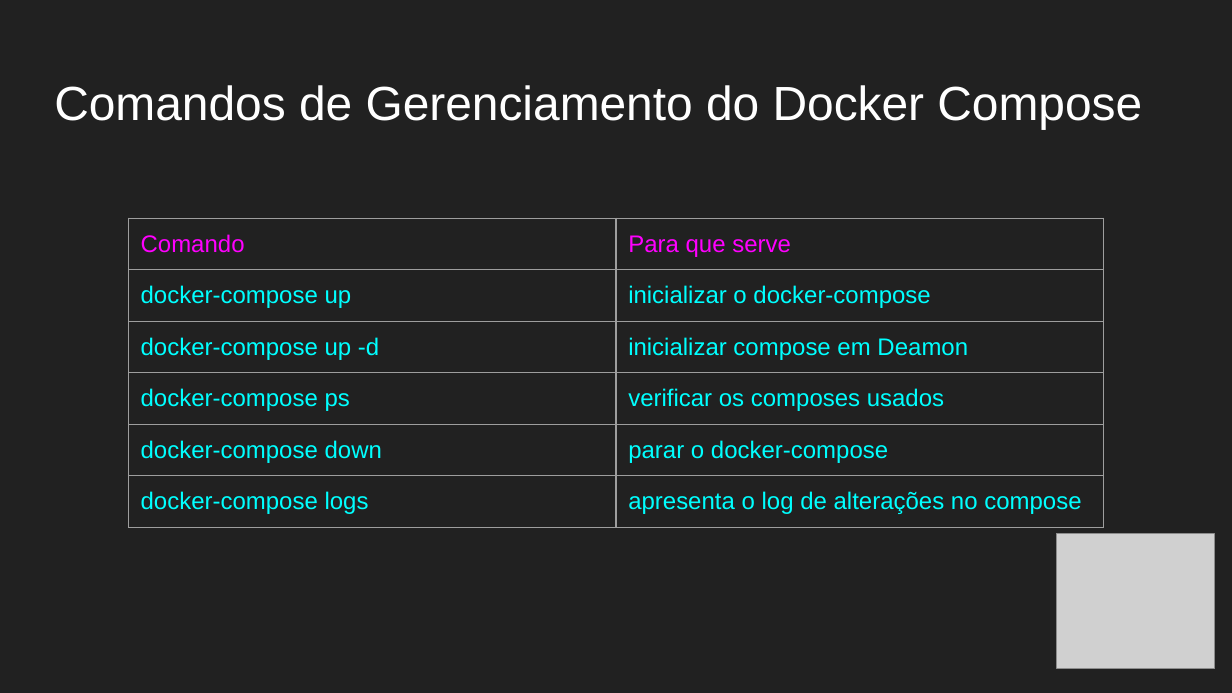
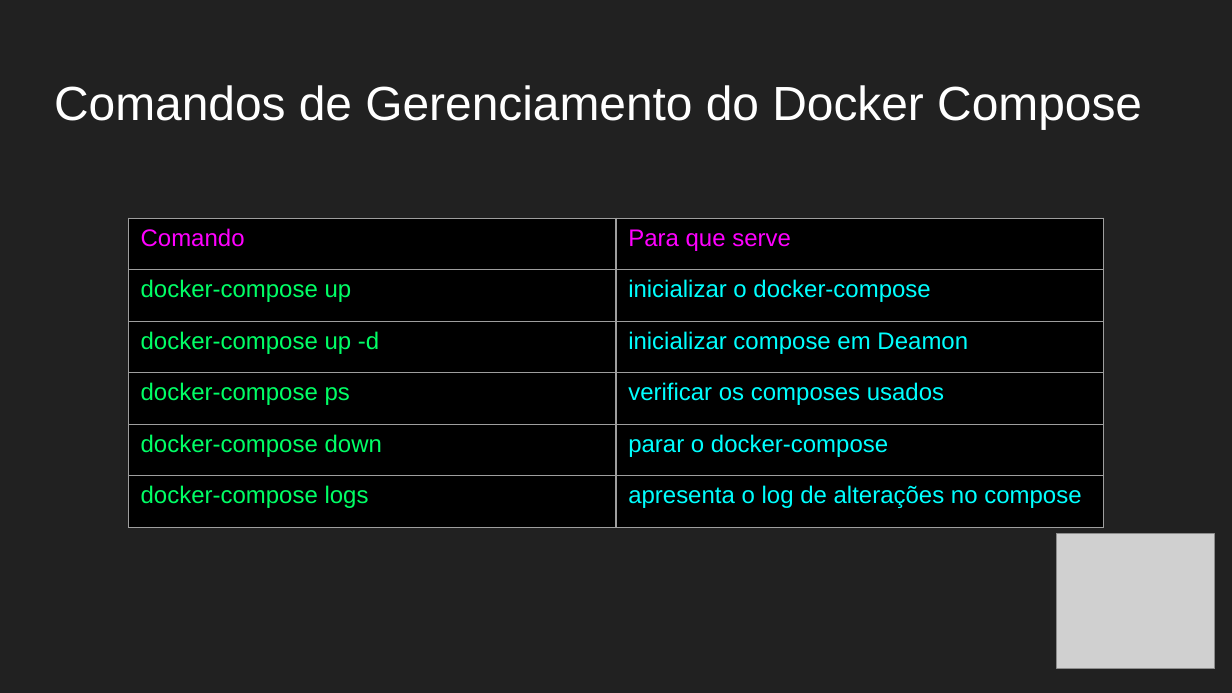
Before and after one commit to F4NT0/D0CK3R, a slide deck: slide 30 of Aula_Docker.pptx (slide 29 before the commit). Drawn at 1232x693 pixels with LibreOffice and Linux fonts; fonts in the diff are those of the drawing; grey boxes stand for pictures. Boxes give left, top, right and bottom in pixels: in the first picture for what was removed or moved away, otherwise in the second. Text is boxed around its words. In the diff, an @@ line names an element or a change of style, - is before the commit and + after.

```diff
--- a/Aula_Docker.pptx
+++ b/Aula_Docker.pptx
@@ table at bbox=[128, 218, 1104, 527] @@
@@ fill none to #000000 in 12 cells @@
@@ text colour #00FFFF to #00FF66 in "docker-compose up", "docker-compose up -d", "docker-compose ps", "docker-compose down" and 1 more places @@
@@ borders changed @@
```
Also in this commit, not shown: 27 other slides changed, 1 slide added.
